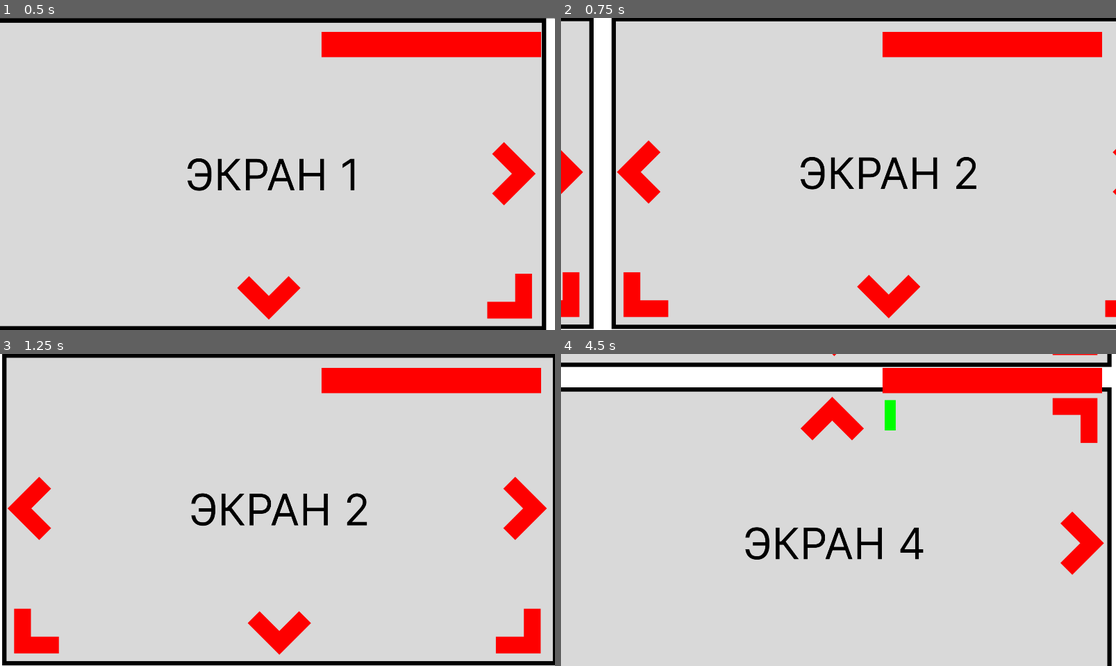
Above: before the commit, frames 1-4 (two rows, left to right).
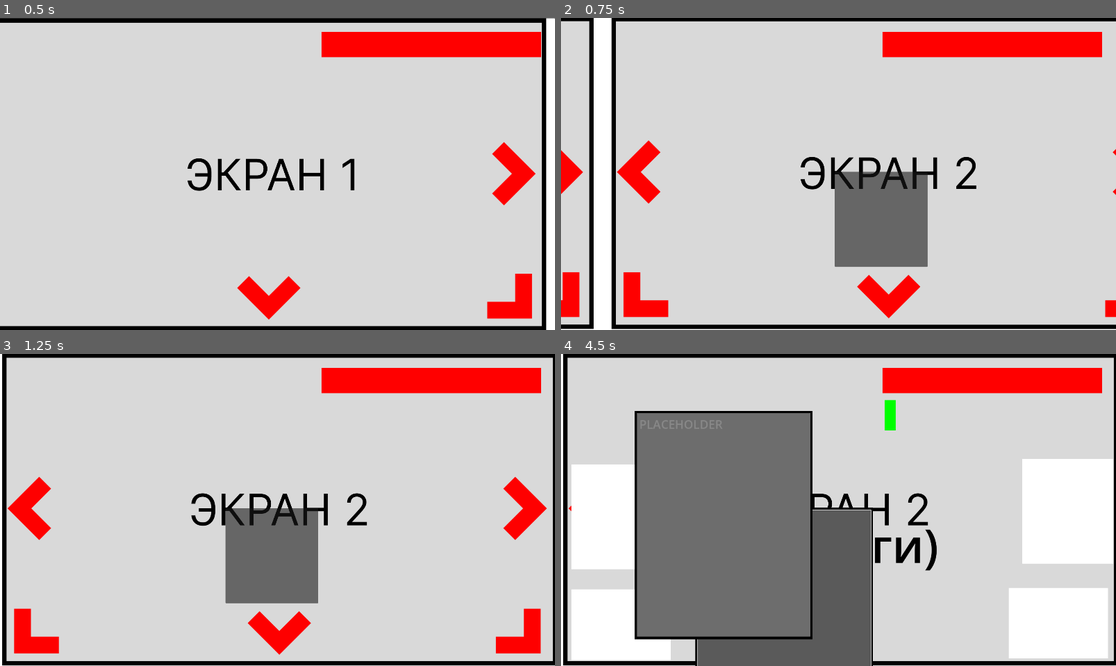
Above: after the commit, the same moments.

Repository: PistrunXvX/Unblock
Game: Godot game, scene res://Scenes/Main/main_scene.tscn
Two runs of this game, one before a commit and one after it. Both use one fixed random seed, a clock stepped at 60 frames per second and the inputs below.
Inputs (mouse positions are in pixels of both pictures, inside the frame that each line leads up to):
- Up to frame 1 (0.5 s): no input
- Up to frame 2 (0.75 s): tap Enter at 0.5 s; move the mouse to (1082, 170) at 0.52 s; tap S (camera_move_down) at 0.6 s
- Up to frame 3 (1.25 s): no input
- Up to frame 4 (4.5 s): click (832, 556) at 1.27 s; click (838, 481) at 2.02 s; click (844, 485) at 2.77 s; tap Space at 3.5 s; move the mouse to (588, 510) at 3.52 s; tap A (camera_move_left) at 3.6 s; tap Enter at 4.25 s; move the mouse to (805, 634) at 4.27 s; tap D (camera_move_right) at 4.35 s

Frame 1 is identical in both runs. In frame 2, 4.8% of the frame differs, in the area x 49-67%, y 49-80%; in frame 3, 4.9%; in frame 4, 60%, in the area x 0-100%, y 0-100%.

Commit message:
Paper physics (unfinished)

Diff:
--- a/Scenes/Display/Main.gd
+++ b/Scenes/Display/Main.gd
@@ -2,6 +2,7 @@
 
 var cameraDisplay1
 var cameraDisplay2
+var cameraDisplay2Paper
 var cameraDisplay3
 var cameraDisplay4
 var cameraDisplay5
@@ -15,6 +16,7 @@
 	cameraDisplay4 = $Display/Display_4/CameraDisplay_4
 	cameraDisplay5 = $Display/Display_5/CameraDisplay_5
 	cameraDisplay6 = $Display/Display_6/CameraDisplay_6
+	cameraDisplay2Paper = $Display/Display_Papers/CameraDisplay_2_papers
 
 # Called every frame. 'delta' is the elapsed time since the previous frame.
 func _process(delta):
@@ -104,3 +106,9 @@
 
 func _on_enter_mouse_display_top_6_mouse_entered():
 	GlobalCamera.transition_camera(cameraDisplay6, cameraDisplay3)
+
+func _on_button_pressed():
+	GlobalCamera.transition_camera(cameraDisplay2, cameraDisplay2Paper)
+
+func _on_enter_mouse_display_papers_mouse_entered():
+	GlobalCamera.transition_camera(cameraDisplay2Paper, cameraDisplay2)
--- a/Scenes/Display/Main.tscn
+++ b/Scenes/Display/Main.tscn
@@ -1,10 +1,11 @@
-[gd_scene load_steps=22 format=3 uid="uid://u17qwj4dl4fn"]
+[gd_scene load_steps=23 format=3 uid="uid://u17qwj4dl4fn"]
 
 [ext_resource type="Script" path="res://Scenes/Display/Main.gd" id="1_36sxg"]
 [ext_resource type="Texture2D" uid="uid://05lglthdl4sj" path="res://Assets/Sprites/test_display_1.jpg" id="2_7m1ck"]
 [ext_resource type="Texture2D" uid="uid://cj46dlvcpsimv" path="res://Assets/Sprites/test_display_2.jpg" id="3_bbrll"]
 [ext_resource type="Texture2D" uid="uid://403q500ifr74" path="res://Assets/Sprites/test_display_3.jpg" id="4_2uu5r"]
 [ext_resource type="Texture2D" uid="uid://31o3s1ku47ue" path="res://Assets/Sprites/test_display_4.jpg" id="5_4jia0"]
+[ext_resource type="PackedScene" uid="uid://bfccac2tnf5g7" path="res://Scenes/InteractiveObjects/Papers/paper.tscn" id="5_tl8jx"]
 [ext_resource type="PackedScene" uid="uid://byj40cdlhan0v" path="res://Scenes/HUD/HUD.tscn" id="6_eayq5"]
 [ext_resource type="Texture2D" uid="uid://durw243mebryd" path="res://Assets/Sprites/test_display_5.jpg" id="6_ha3rk"]
 [ext_resource type="Texture2D" uid="uid://v3d3uppqqls3" path="res://Assets/Sprites/test_display_6.jpg" id="7_4k6ie"]
@@ -102,6 +103,70 @@
 [node name="CollisionShape2D" type="CollisionShape2D" parent="Display/Display_2/EnterMouseDisplayRight_2"]
 position = Vector2(860.75, -16)
 shape = SubResource("RectangleShape2D_cag07")
+
+[node name="Button" type="Button" parent="Display/Display_2"]
+offset_left = -180.0
+offset_top = -22.0
+offset_right = 141.0
+offset_bottom = 307.0
+
+[node name="Display_Papers" type="Sprite2D" parent="Display"]
+z_index = -5
+position = Vector2(2912, -558)
+texture = ExtResource("3_bbrll")
+
+[node name="EnterMouseDisplayPapers" type="Area2D" parent="Display/Display_Papers"]
+position = Vector2(876, 449)
+
+[node name="CollisionShape2D" type="CollisionShape2D" parent="Display/Display_Papers/EnterMouseDisplayPapers"]
+position = Vector2(-871, -43)
+shape = SubResource("RectangleShape2D_kedyc")
+
+[node name="CameraDisplay_2_papers" type="Camera2D" parent="Display/Display_Papers"]
+position = Vector2(0, -16)
+ignore_rotation = false
+enabled = false
+
+[node name="test_group" type="Node2D" parent="Display/Display_Papers"]
+
+[node name="test" type="Label" parent="Display/Display_Papers/test_group"]
+offset_left = -343.0
+offset_top = -6.0
+offset_right = 345.0
+offset_bottom = 218.0
+theme_override_colors/font_color = Color(0, 0, 0, 1)
+theme_override_font_sizes/font_size = 161
+text = "(бумаги)"
+
+[node name="ColorRect" type="ColorRect" parent="Display/Display_Papers/test_group"]
+offset_left = -924.0
+offset_top = -174.0
+offset_right = -610.0
+offset_bottom = 189.0
+
+[node name="ColorRect2" type="ColorRect" parent="Display/Display_Papers/test_group"]
+offset_left = 636.0
+offset_top = -193.0
+offset_right = 950.0
+offset_bottom = 170.0
+
+[node name="ColorRect3" type="ColorRect" parent="Display/Display_Papers/test_group"]
+offset_left = -924.0
+offset_top = 259.0
+offset_right = -581.0
+offset_bottom = 503.0
+
+[node name="ColorRect4" type="ColorRect" parent="Display/Display_Papers/test_group"]
+offset_left = 589.0
+offset_top = 254.0
+offset_right = 932.0
+offset_bottom = 498.0
+
+[node name="Paper" parent="Display/Display_Papers" instance=ExtResource("5_tl8jx")]
+position = Vector2(4, -124)
+
+[node name="Paper2" parent="Display/Display_Papers" instance=ExtResource("5_tl8jx")]
+position = Vector2(-402, 26)
 
 [node name="Display_3" type="Sprite2D" parent="Display"]
 position = Vector2(4872, 560)
@@ -194,6 +259,8 @@
 [connection signal="mouse_entered" from="Display/Display_2/EnterMouseDisplayLeft_2" to="." method="_on_enter_mouse_display_left_2_mouse_entered"]
 [connection signal="mouse_entered" from="Display/Display_2/EnterMouseDisplayDown_2" to="." method="_on_enter_mouse_display_down_2_mouse_entered"]
 [connection signal="mouse_entered" from="Display/Display_2/EnterMouseDisplayRight_2" to="." method="_on_enter_mouse_display_right_2_mouse_entered"]
+[connection signal="pressed" from="Display/Display_2/Button" to="." method="_on_button_pressed"]
+[connection signal="mouse_entered" from="Display/Display_Papers/EnterMouseDisplayPapers" to="." method="_on_enter_mouse_display_papers_mouse_entered"]
 [connection signal="mouse_entered" from="Display/Display_3/EnterMouseDisplayLeft_3" to="." method="_on_enter_mouse_display_left_3_mouse_entered"]
 [connection signal="mouse_entered" from="Display/Display_3/EnterMouseDisplayDown_3" to="." method="_on_enter_mouse_display_down_3_mouse_entered"]
 [connection signal="mouse_entered" from="Display/Display_4/EnterMouseDisplayTop_4" to="." method="_on_enter_mouse_display_top_4_mouse_entered"]
--- /dev/null
+++ b/Scenes/InteractiveObjects/Papers/paper.gd
@@ -0,0 +1,15 @@
+extends StaticBody2D
+
+var dragging = false
+var offset = Vector2(0, 0)
+
+func _process(delta):
+	if dragging:
+		global_position = lerp(global_position, get_global_mouse_position(), 25 * delta)
+
+func _on_button_button_up():
+	dragging = false
+
+func _on_button_button_down():
+	dragging = true
+	offset = get_local_mouse_position() - position
--- /dev/null
+++ b/Scenes/InteractiveObjects/Papers/paper.tscn
@@ -0,0 +1,46 @@
+[gd_scene load_steps=3 format=3 uid="uid://bfccac2tnf5g7"]
+
+[ext_resource type="Script" path="res://Scenes/InteractiveObjects/Papers/paper.gd" id="1_f7wip"]
+
+[sub_resource type="RectangleShape2D" id="RectangleShape2D_uctyd"]
+size = Vector2(514, 670)
+
+[node name="Paper" type="StaticBody2D"]
+script = ExtResource("1_f7wip")
+
+[node name="test_shadow" type="ColorRect" parent="."]
+offset_left = -303.0
+offset_top = -385.0
+offset_right = 312.0
+offset_bottom = 405.0
+color = Color(0, 0, 0, 1)
+
+[node name="bg" type="ColorRect" parent="."]
+offset_left = -295.0
+offset_top = -376.0
+offset_right = 304.0
+offset_bottom = 396.0
+color = Color(0.733333, 0.733333, 0.733333, 1)
+metadata/_edit_use_anchors_ = true
+
+[node name="RichTextLabel" type="RichTextLabel" parent="."]
+offset_left = -287.0
+offset_top = -367.0
+offset_right = 295.0
+offset_bottom = 390.0
+theme_override_font_sizes/normal_font_size = 41
+text = "PLACEHOLDER"
+
+[node name="Button" type="Button" parent="."]
+offset_left = -295.0
+offset_top = -376.0
+offset_right = 305.0
+offset_bottom = 397.0
+action_mode = 0
+
+[node name="CollisionShape2D" type="CollisionShape2D" parent="."]
+position = Vector2(1, 2)
+shape = SubResource("RectangleShape2D_uctyd")
+
+[connection signal="button_down" from="Button" to="." method="_on_button_button_down"]
+[connection signal="button_up" from="Button" to="." method="_on_button_button_up"]
--- /dev/null
+++ b/Scenes/InteractiveObjects/Papers/paper_physics_test.tscn
@@ -0,0 +1,13 @@
+[gd_scene load_steps=2 format=3 uid="uid://dynd4qq40hp7t"]
+
+[ext_resource type="PackedScene" uid="uid://bfccac2tnf5g7" path="res://Scenes/InteractiveObjects/Papers/paper.tscn" id="1_63w3h"]
+
+[node name="PaperPhysicsTest" type="Node2D"]
+
+[node name="Paper1" parent="." instance=ExtResource("1_63w3h")]
+position = Vector2(760, 220)
+
+[node name="Paper2" parent="." instance=ExtResource("1_63w3h")]
+position = Vector2(1230, 71)
+
+[node name="Paper3" parent="." instance=ExtResource("1_63w3h")]
